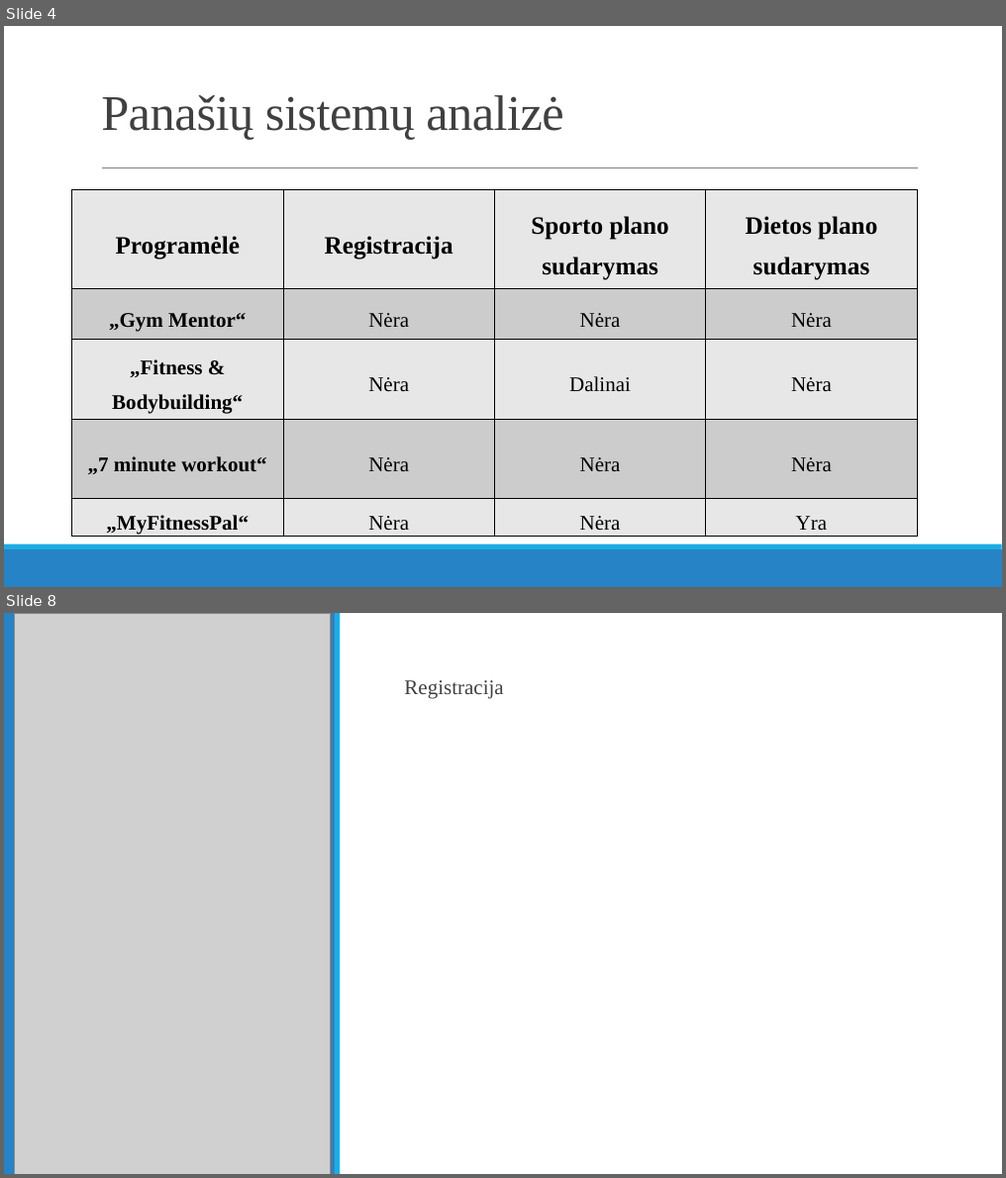
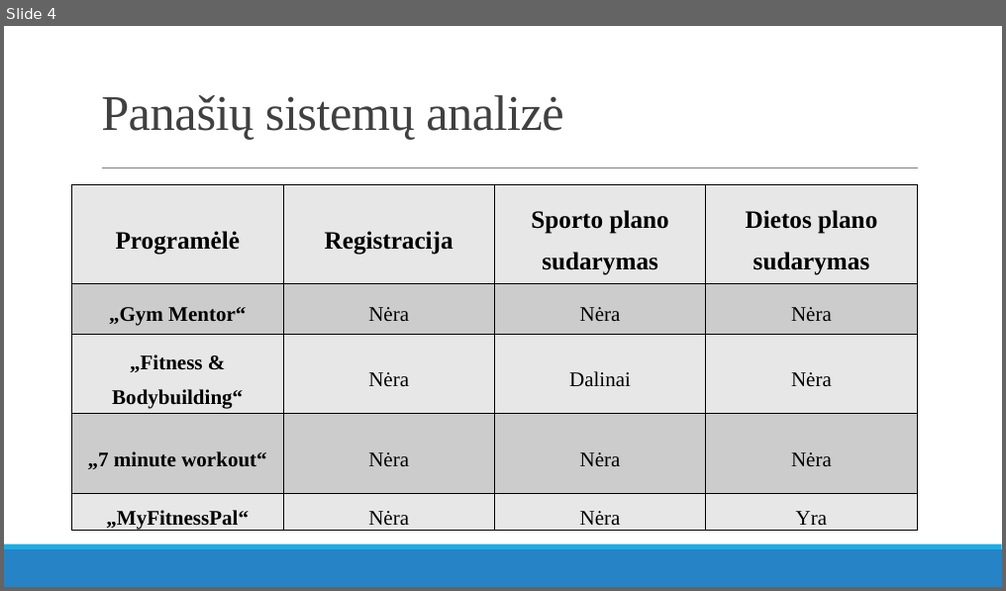
Before and after one commit to Friggid/mif-health, a slide deck: doc/Sporto treniruočių programos parinkimo mobilioji programa.pptx. Shown one above the other, each under a label of ours: slides 4 and 8 before the commit, slide 4 after it; the slides between them are not shown. The pictures are 1006x1178 and 1006x591 pixels, drawn with LibreOffice and Linux fonts; fonts in the diff are those of the drawing; grey boxes stand for pictures. Boxes give left, top, right and bottom in pixels: in the first picture for what was removed or moved away, otherwise in the second. Text is boxed around its words. In the diff, an @@ line names an element or a change of style, - is before the commit and + after.

```diff
--- a/doc/Sporto treniruočių programos parinkimo mobilioji programa.pptx
+++ b/doc/Sporto treniruočių programos parinkimo mobilioji programa.pptx
@@ slide 8 removed at box(4, 613, 1002, 1174), background #FFFFFF @@
@@ rectangle removed at box(4, 613, 336, 1174) @@
@@ picture removed at box(15, 613, 331, 1174) @@
@@ rectangle removed at box(335, 613, 341, 1174) @@
@@ text removed at box(404, 680, 503, 699) @@
-  Registracija
@@ slide 4 changed as well @@
@@ table: place and size @@
-table at box(72, 190, 917, 539)
+table at box(72, 184, 917, 533)
```
Also in this commit, not shown: 4 other slides changed, 3 slides added, 3 other slides removed, 14 other files.
